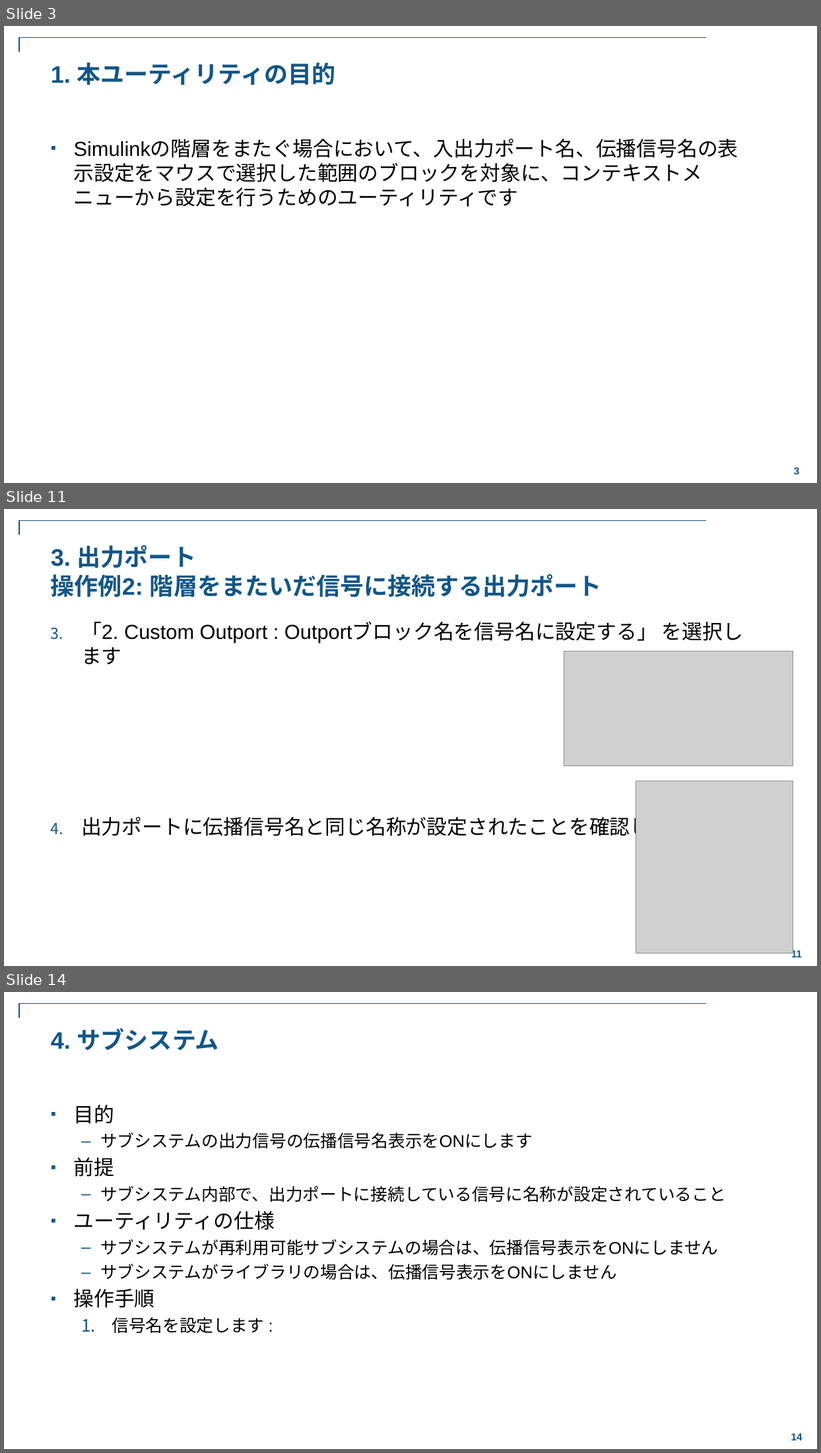
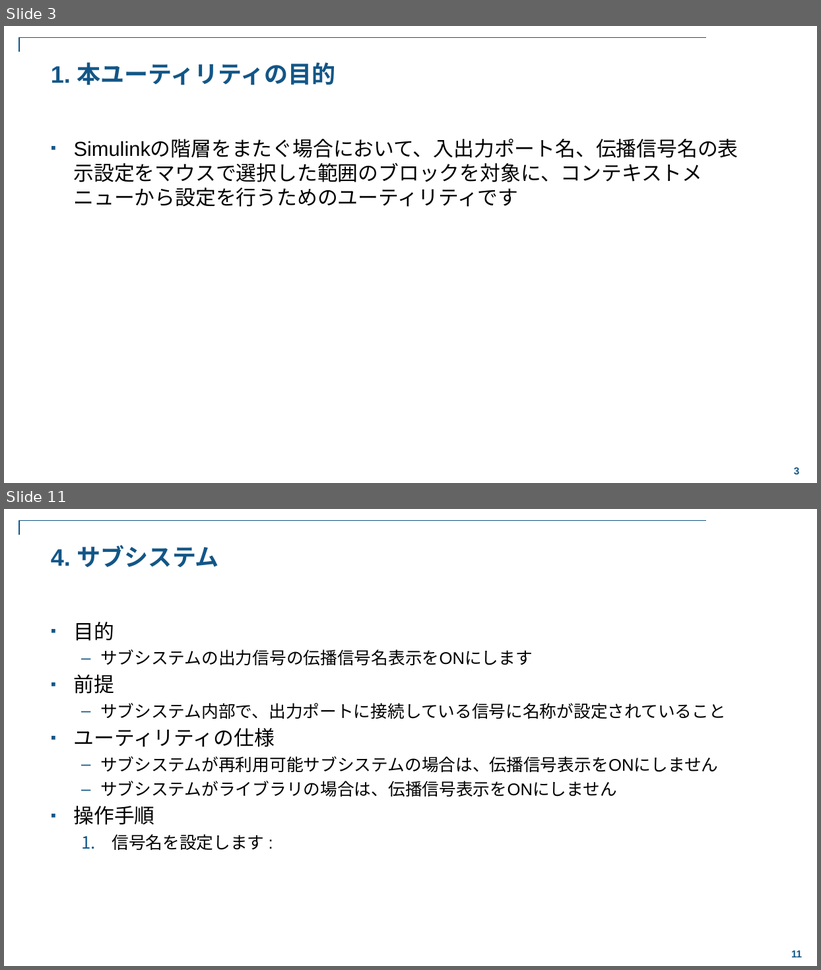
Before and after one commit to stozaki-mathworks/SetInheritedPortName-Simulink-Utility, a slide deck: doc/Simulink_Utility_SetInheritedPortName.pptx. Shown one above the other, each under a label of ours: slides 3, 11 and 14 before the commit, slides 3 and 11 after it; the slides between them are not shown. The pictures are 821x1453 and 821x970 pixels, drawn with LibreOffice and Linux fonts; fonts in the diff are those of the drawing; grey boxes stand for pictures; background and template pictures are left out. Boxes give left, top, right and bottom in pixels: in the first picture for what was removed or moved away, otherwise in the second. Text is boxed around its words. In the diff, an @@ line names an element or a change of style, - is before the commit and + after.

```diff
--- a/doc/Simulink_Utility_SetInheritedPortName.pptx
+++ b/doc/Simulink_Utility_SetInheritedPortName.pptx
@@ slide 11 removed at <box>4,509,817,966</box>, background #FFFFFF; not listed: 2 template elements that a slide beside it also shows @@
@@ title removed at <box>51,545,602,597</box> @@
-3. 出力ポート
-操作例2: 階層をまたいだ信号に接続する出力ポート
@@ text removed at <box>81,622,743,840</box> @@
-3. 「2. Custom Outport : Outportブロック名を信号名に設定する」 を選択します
-4. 出力ポートに伝播信号名と同じ名称が設定されたことを確認します
@@ picture removed at <box>564,651,793,766</box> @@
@@ picture removed at <box>636,781,793,954</box> @@
@@ what was slide 14 is now slide 11 @@
@@ page number at <box>791,951,802,958</box>: text changed @@
-14
+11
```
Also in this commit, not shown: 10 slides changed, 2 other slides removed, 2 other files.
